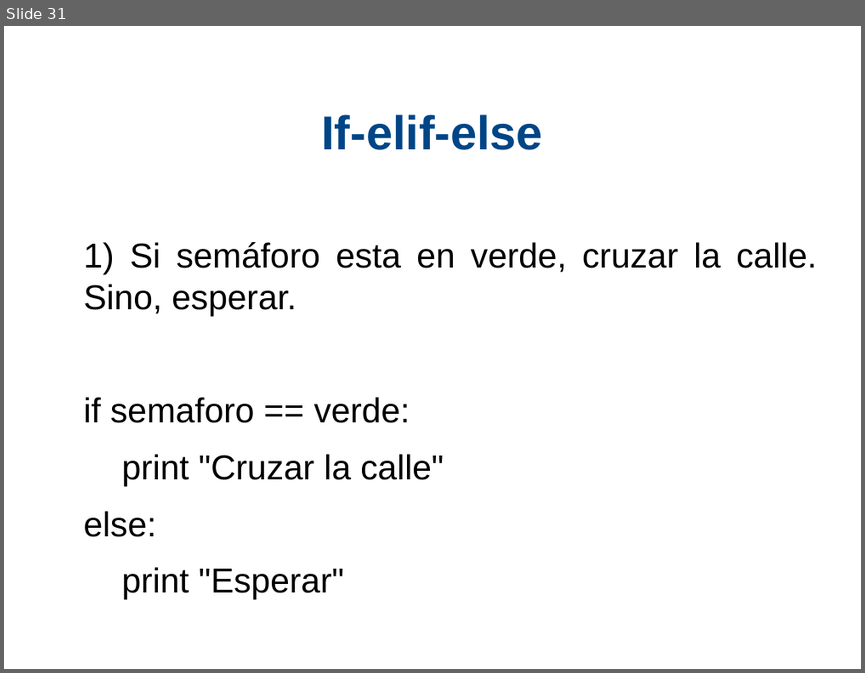
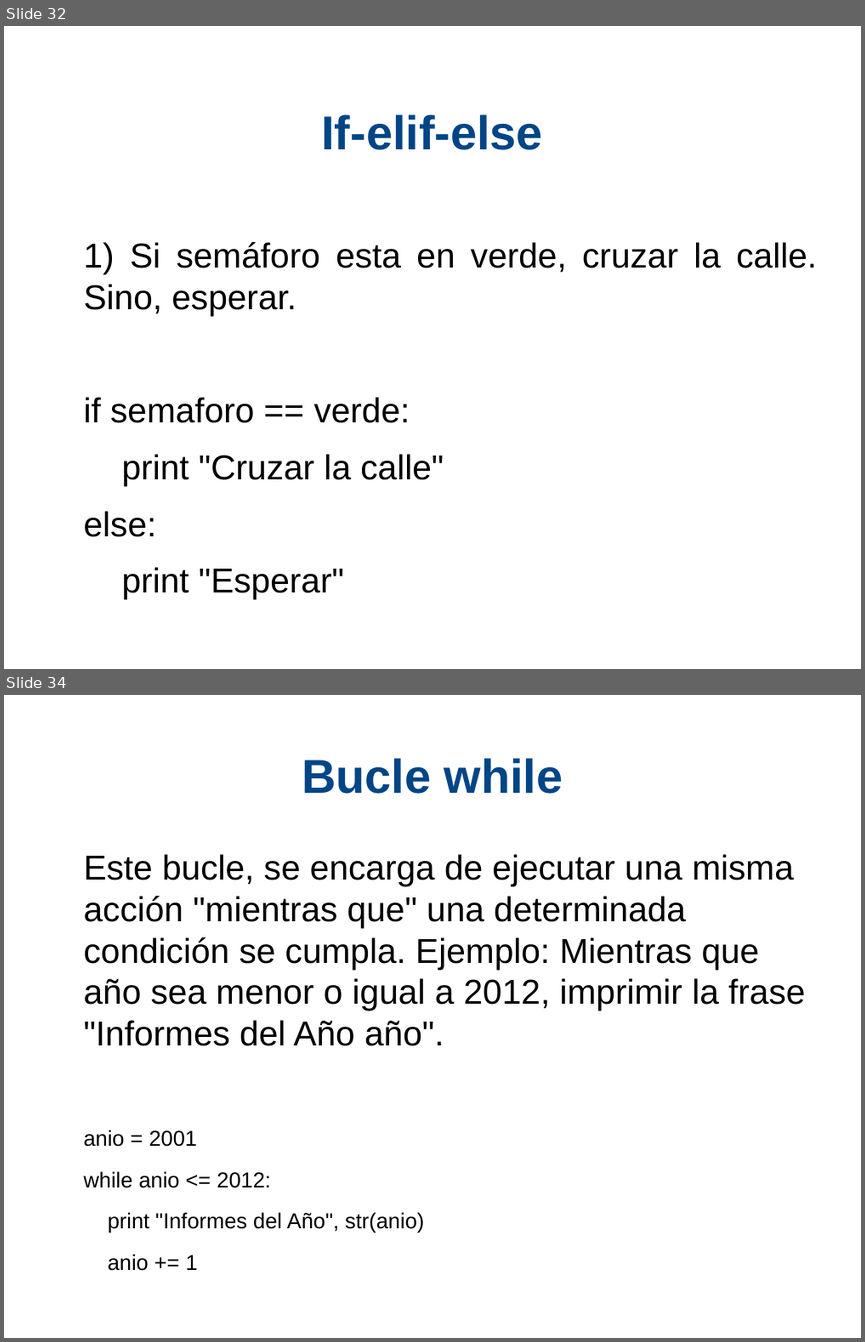
Before and after one commit to xDavidPM/Taller-Python, a slide deck: Python diapositiva.odp. Shown one above the other, each under a label of ours: slide 31 before the commit, slides 32 and 34 after it; the slides between them are not shown. The pictures are 865x673 and 865x1342 pixels, drawn with LibreOffice and Linux fonts; fonts in the diff are those of the drawing; background and template pictures are left out. Boxes give left, top, right and bottom in pixels: in the first picture for what was removed or moved away, otherwise in the second. Text is boxed around its words. In the diff, an @@ line names an element or a change of style, - is before the commit and + after.

```diff
--- a/Python diapositiva.odp
+++ b/Python diapositiva.odp
@@ slide 34 added at [4,695,861,1338], background #FFFFFF @@
@@ title added at [302,758,563,794], 44 pt, text #004586, bold @@
+Bucle while
@@ text added at [84,854,805,1270], 32 pt, text #000000 @@
+Este bucle, se encarga de ejecutar una misma acción "mientras que" una determinada condición se cumpla. Ejemplo: Mientras que año sea menor o igual a 2012, imprimir la frase "Informes del Año año".
+anio = 2001
+while anio <= 2012:
+print "Informes del Año", str(anio)
+anio += 1
@@ what was slide 31 is now slide 32 @@
```
Also in this commit, not shown: 3 slides changed, 10 other slides added, 3 other files.
